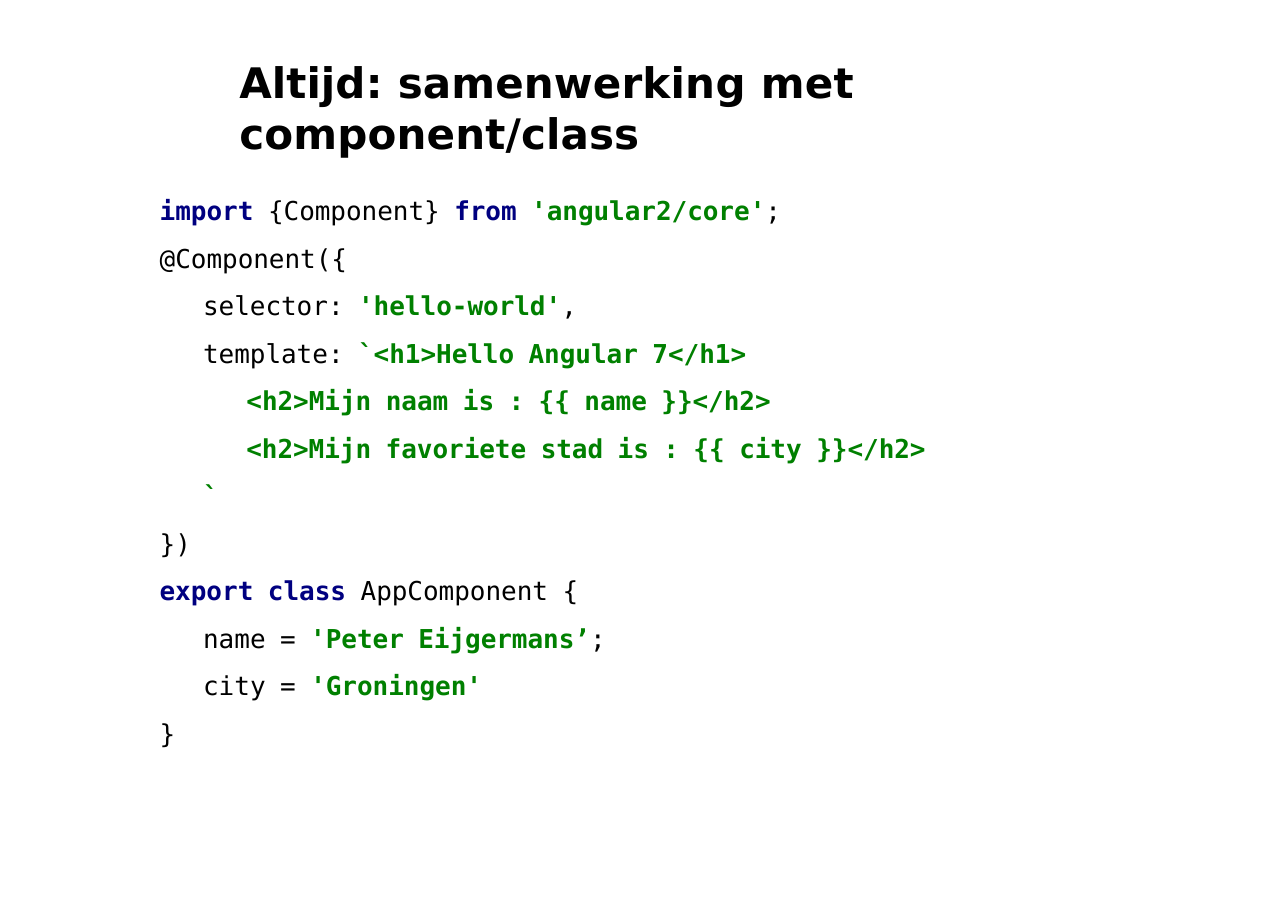
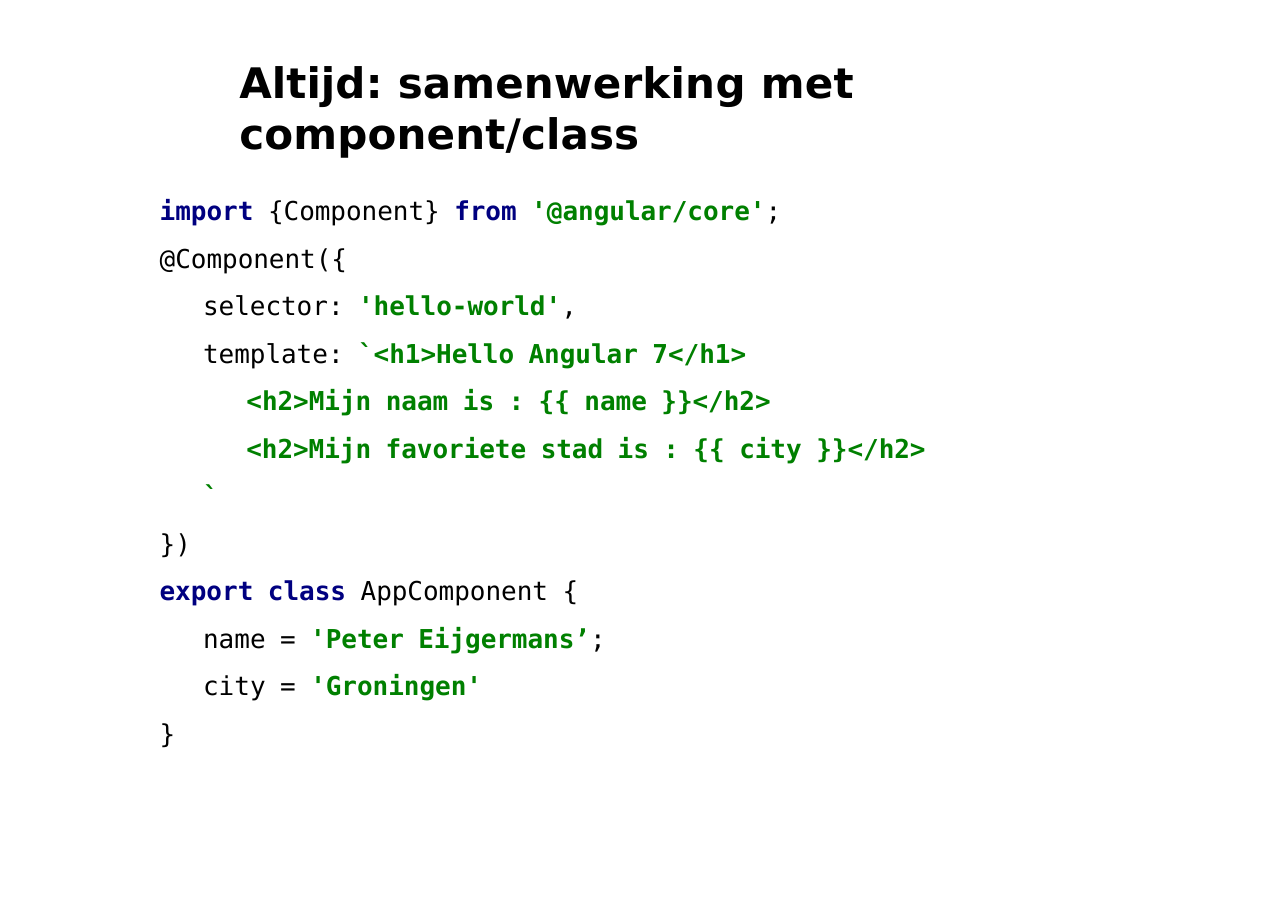
Before and after one commit to petereijgermans11/workshop-angular7, a slide deck: slide 5 of PPT/02- Angular Databinding.pptx. Drawn at 1288x911 pixels with LibreOffice and Linux fonts; fonts in the diff are those of the drawing. Boxes give left, top, right and bottom in pixels: in the first picture for what was removed or moved away, otherwise in the second. Text is boxed around its words. In the diff, an @@ line names an element or a change of style, - is before the commit and + after.

```diff
--- a/PPT/02- Angular Databinding.pptx
+++ b/PPT/02- Angular Databinding.pptx
@@ text at (160,200,781,226): text changed @@
-import {Component} from 'angular2/core';
+import {Component} from '@angular/core';
```
Also in this commit, not shown: 1 other slide changed, 7 other files.
